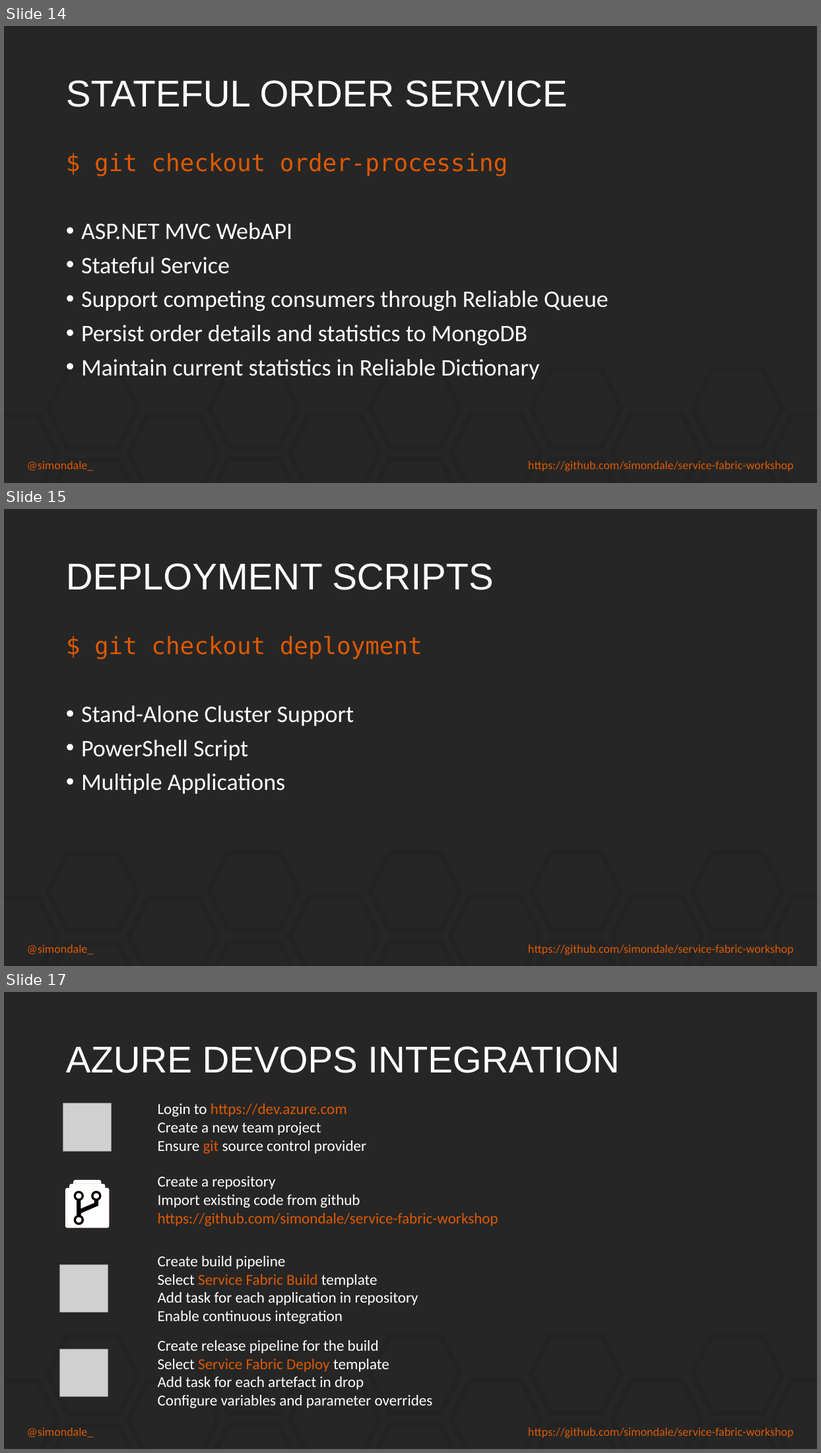
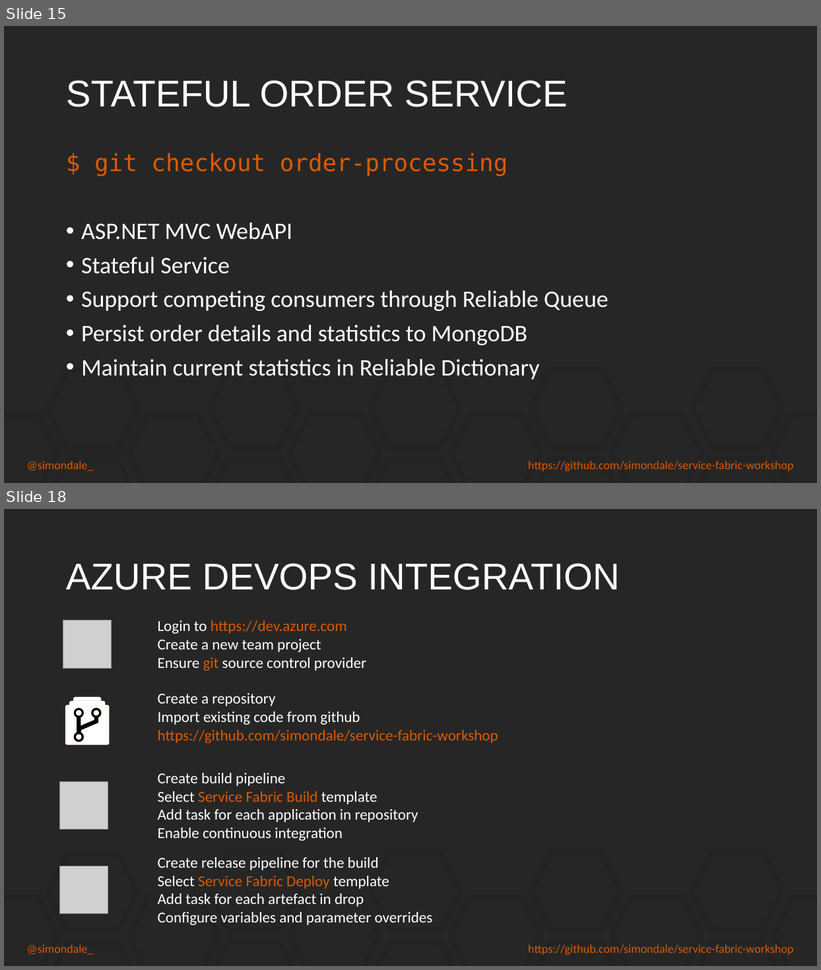
Before and after one commit to simondale/service-fabric-workshop, a slide deck: presentation/Service Fabric.pptx. Shown one above the other, each under a label of ours: slides 14, 15 and 17 before the commit, slides 15 and 18 after it; the slides between them are not shown. The pictures are 821x1453 and 821x970 pixels, drawn with LibreOffice and Linux fonts; fonts in the diff are those of the drawing; grey boxes stand for pictures. Boxes give left, top, right and bottom in pixels: in the first picture for what was removed or moved away, otherwise in the second. Text is boxed around its words. In the diff, an @@ line names an element or a change of style, - is before the commit and + after.

Commit message:
Added Azure deployment script and updated presentation

```diff
--- a/presentation/Service Fabric.pptx
+++ b/presentation/Service Fabric.pptx
@@ slide 15 removed at [4,509,817,966], background #262626 @@
@@ title removed at [66,563,493,590] @@
-DEPLOYMENT SCRIPTS
@@ text removed at [81,636,422,794] @@
-$ git checkout deployment
-• Stand-Alone Cluster Support
-• PowerShell Script
-• Multiple Applications
@@ hexagon removed at [48,854,137,931] @@
@@ hexagon removed at [209,853,298,931] @@
@@ hexagon removed at [370,853,460,931] @@
@@ hexagon removed at [531,853,621,931] @@
@@ hexagon removed at [692,853,782,931] @@
@@ hexagon removed at [4,898,57,966] @@
@@ hexagon removed at [129,898,218,966] @@
@@ hexagon removed at [290,898,380,966] @@
@@ hexagon removed at [451,898,541,966] @@
@@ hexagon removed at [612,898,702,966] @@
@@ hexagon removed at [773,898,817,966] @@
@@ hexagon removed at [48,944,137,966] @@
@@ hexagon removed at [209,943,298,966] @@
@@ hexagon removed at [370,943,460,966] @@
@@ hexagon removed at [531,943,621,966] @@
@@ hexagon removed at [692,943,782,966] @@
@@ text removed at [27,945,793,955] @@
-@simondale_
-https://github.com/simondale/service-fabric-workshop
@@ what was slide 14 is now slide 15 @@
@@ what was slide 17 is now slide 18 @@
```
Also in this commit, not shown: 3 slides changed, 3 slides added, 1 other file.
